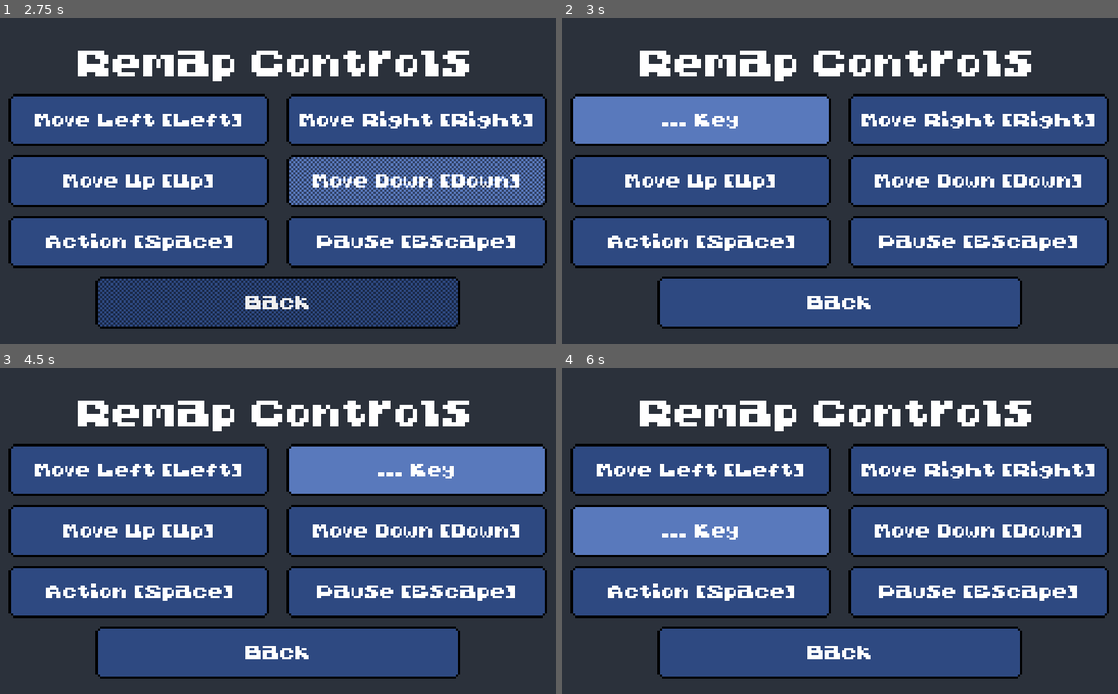
Above: before the commit, frames 1-4 (two rows, left to right).
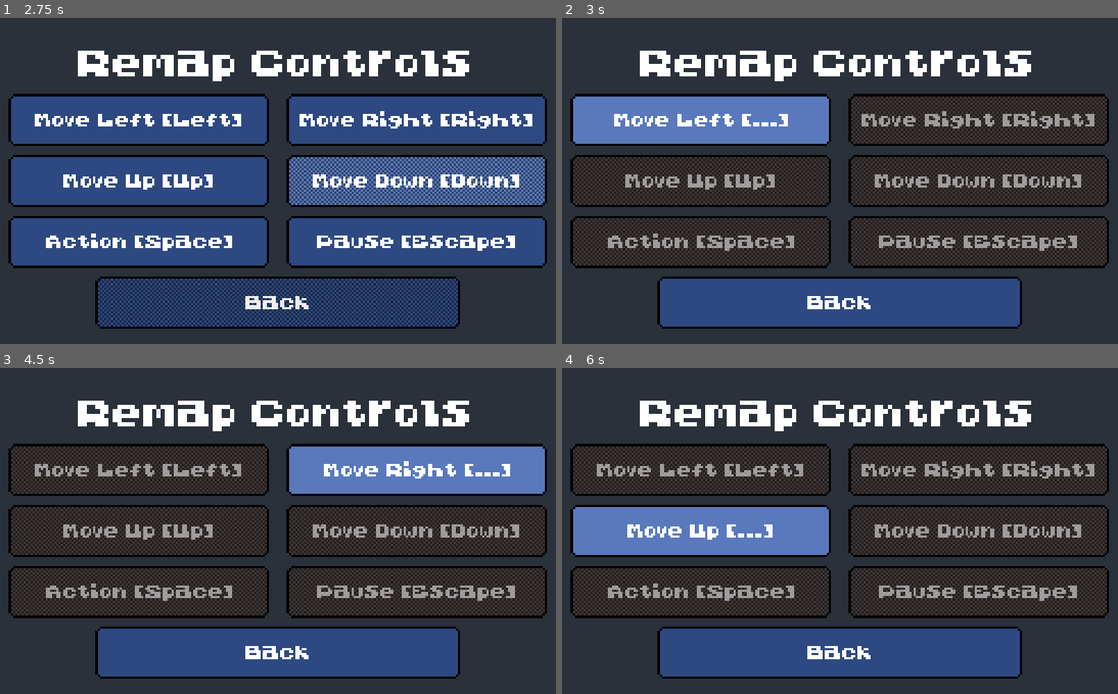
Above: after the commit, the same moments.

Repository: matt-cles/godot-game-template
Game: Godot game, scene res://scenes/Main.tscn
The game is run twice, just before and just after one commit, with the same random seed, the same clock (stepped at 60 frames per second) and the same inputs.
Inputs:
- Up to frame 1 (2.75 s): click "Play!" at 0.5 s; click "Play!" at 1.25 s; click "Controls" at 2 s
- Up to frame 2 (3 s): click "Move Left [Left]" at 2.75 s
- Up to frame 3 (4.5 s): click "... Key" (after the commit: "Move Left [...]") at 3.5 s; click "Move Right [Right]" at 4.25 s
- Up to frame 4 (6 s): click "... Key" (after the commit: "Move Right [...]") at 5 s; click "Move Up [Up]" at 5.75 s

Frame 1 is identical in both runs. In frame 2, 34% of the frame differs, in the area x 2-98%, y 24-76%; in frame 3, 34%; in frame 4, 34%.

Commit message:
fix bug that allowed multiple keys to be remapped at the same time

Diff:
--- a/game/scripts/helper_scripts/RemappableKeyButton.gd
+++ b/game/scripts/helper_scripts/RemappableKeyButton.gd
@@ -4,10 +4,13 @@
 extends Button
 
 onready var settings:Settings = get_node("/root/Settings")
+onready var events:Events = get_node("/root/Events")
 
 export var input_event = "enter_input_event_here"
 
 var raw_text
+var any_key_remapping = false
+var remapping_this_key = false
 
 func _ready():
 	# Capture the button label
@@ -16,6 +19,8 @@
 	set_process_unhandled_key_input(false)
 	# Update the text to show the current key assigned
 	show_current_key()
+	# Set up event to prevent remapping multiple keys at once
+	var _err = events.connect("remapping_key", self, "pause_mapping")
 
 func show_current_key():
 	var current_keys = InputMap.get_action_list(input_event)
@@ -25,14 +30,19 @@
 	text = "%s [%s]" % [raw_text, current_key_text]
 
 func _toggled(button_pressed):
-	release_focus()
-	yield(get_tree().create_timer(0.01), "timeout")
-	set_process_unhandled_key_input(button_pressed)
-	if button_pressed:
-		text = "... Key"
+	if not any_key_remapping or remapping_this_key:
+		release_focus()
+		yield(get_tree().create_timer(0.01), "timeout")
+		set_process_unhandled_key_input(button_pressed)
+		remapping_this_key = button_pressed
+		events.emit_signal("remapping_key", button_pressed)
+		if button_pressed:
+			text = "%s [...]" % raw_text
+		else:
+			show_current_key()
+			grab_focus()
 	else:
-		show_current_key()
-		grab_focus()
+		pressed = false
 
 func _unhandled_key_input(event):
 	remap_event(event)
@@ -42,3 +52,8 @@
 func remap_event(event):
 	settings.remap_key(input_event, event)
 	show_current_key()
+
+func pause_mapping(val):
+	any_key_remapping = val
+	disabled = any_key_remapping and not remapping_this_key
+	focus_mode = (Control.FOCUS_ALL) * int(not disabled)
